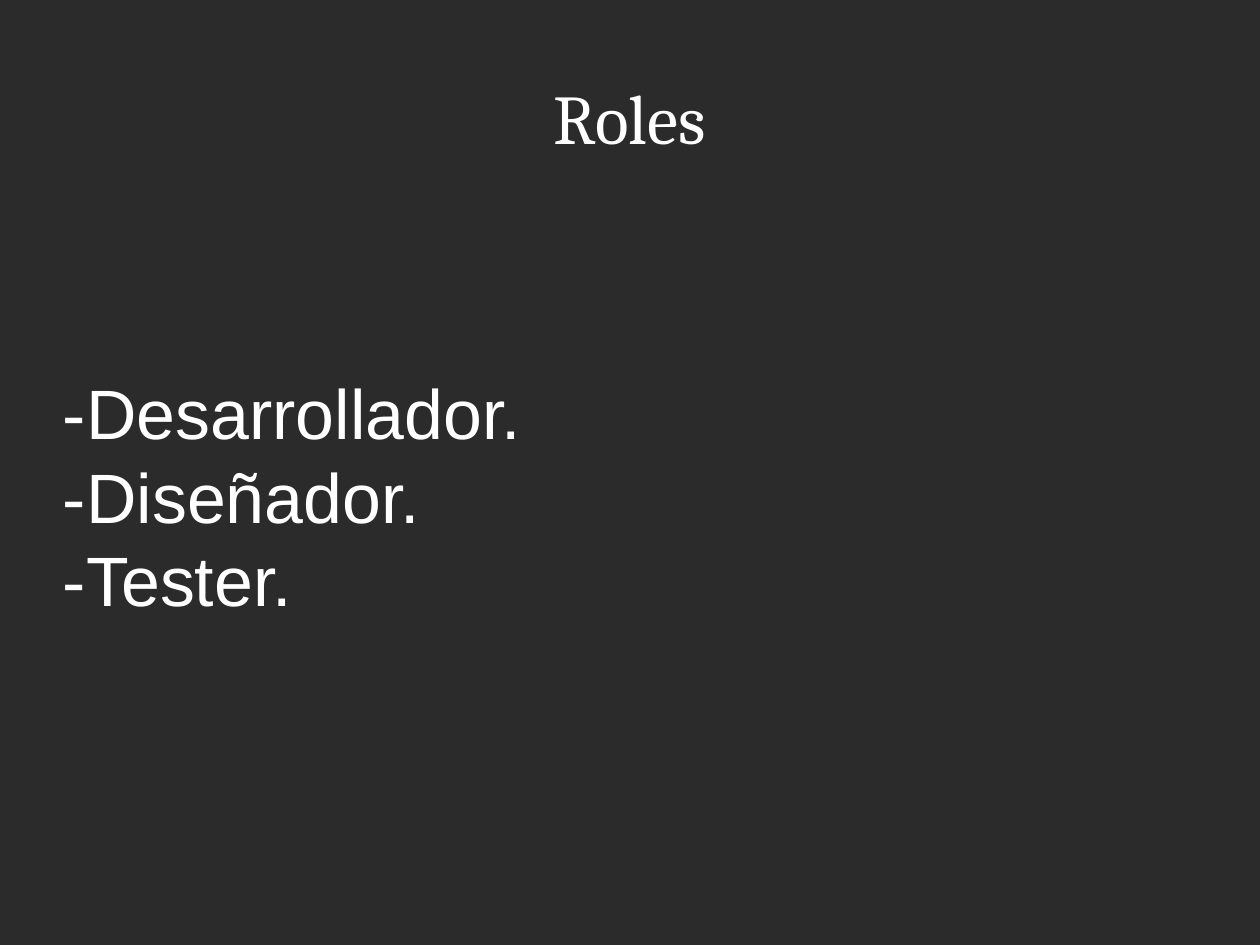
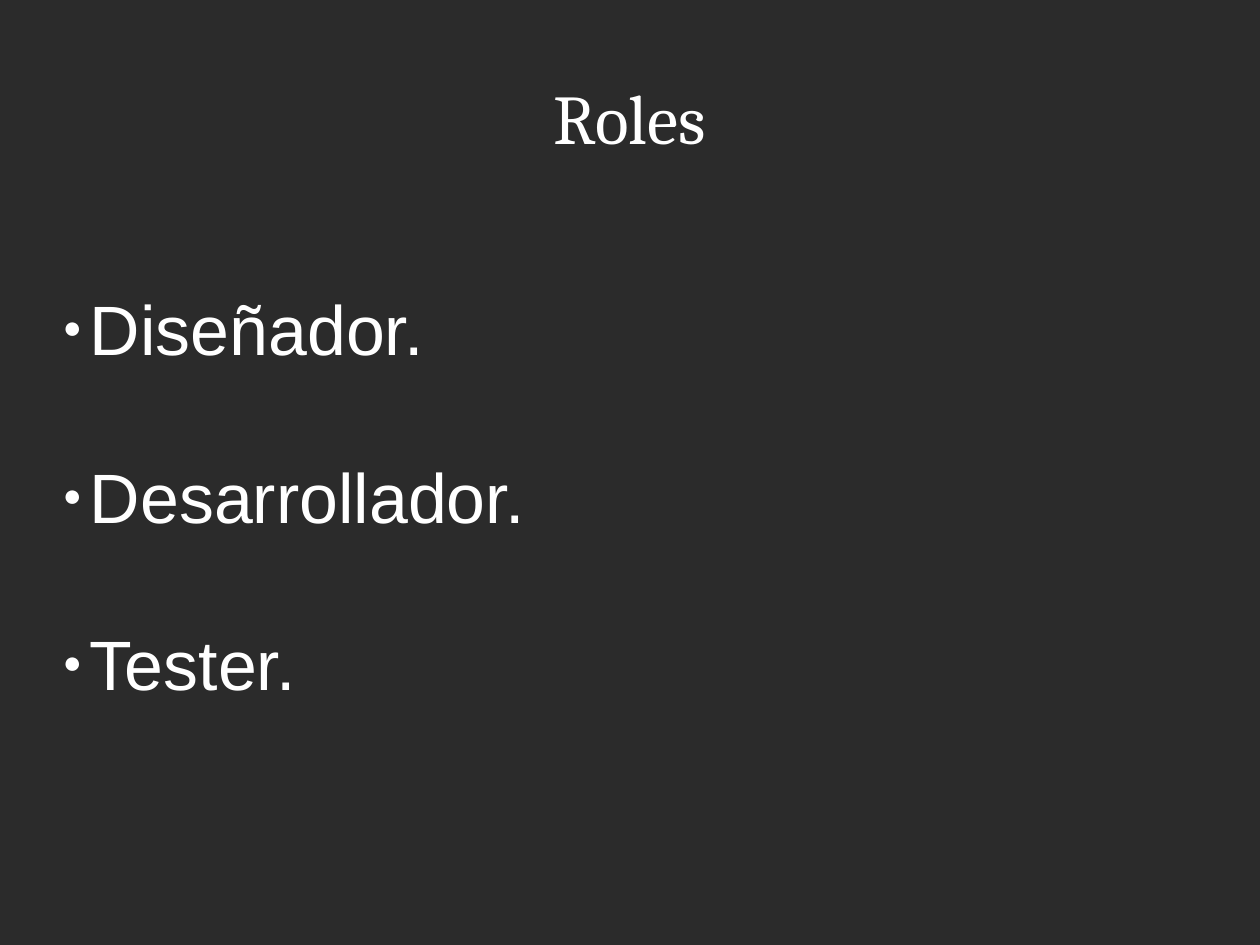
Before and after one commit to elisaboselli/TallerJavaScript, a slide deck: slide 4 of documents/presentacion.odp. Drawn at 1260x945 pixels with LibreOffice and Linux fonts; fonts in the diff are those of the drawing; background and template pictures are left out; a plain dark background stands for a picture behind light text. Boxes give left, top, right and bottom in pixels: in the first picture for what was removed or moved away, otherwise in the second. Text is boxed around its words. In the diff, an @@ line names an element or a change of style, - is before the commit and + after.

```diff
--- a/documents/presentacion.odp
+++ b/documents/presentacion.odp
@@ subtitle at [90,304,525,691]: text changed @@
--Desarrollador.
--Diseñador.
--Tester.
+● Diseñador.
+● Desarrollador.
+● Tester.
```
Also in this commit, not shown: 10 other slides changed, 7 other files.
